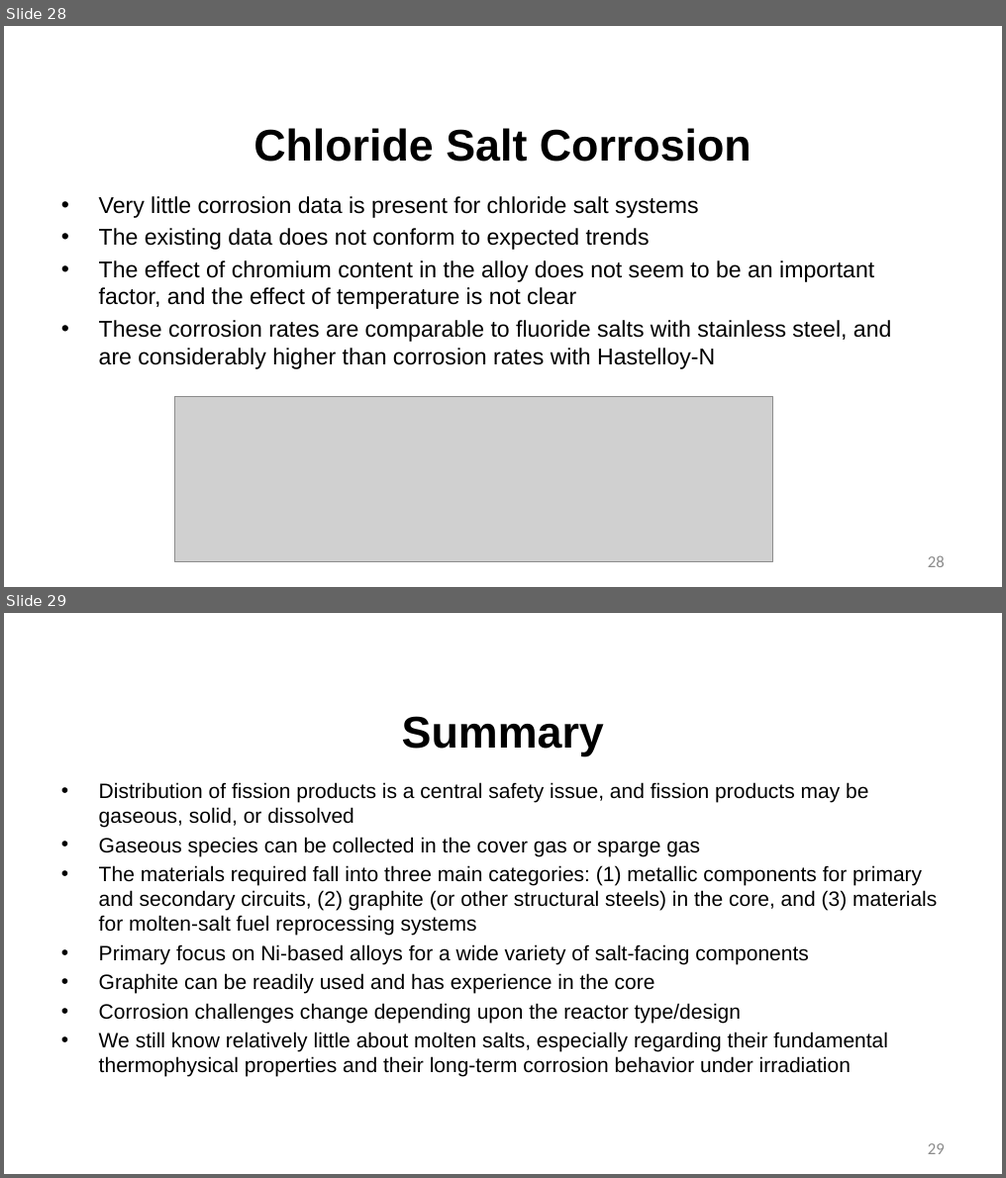
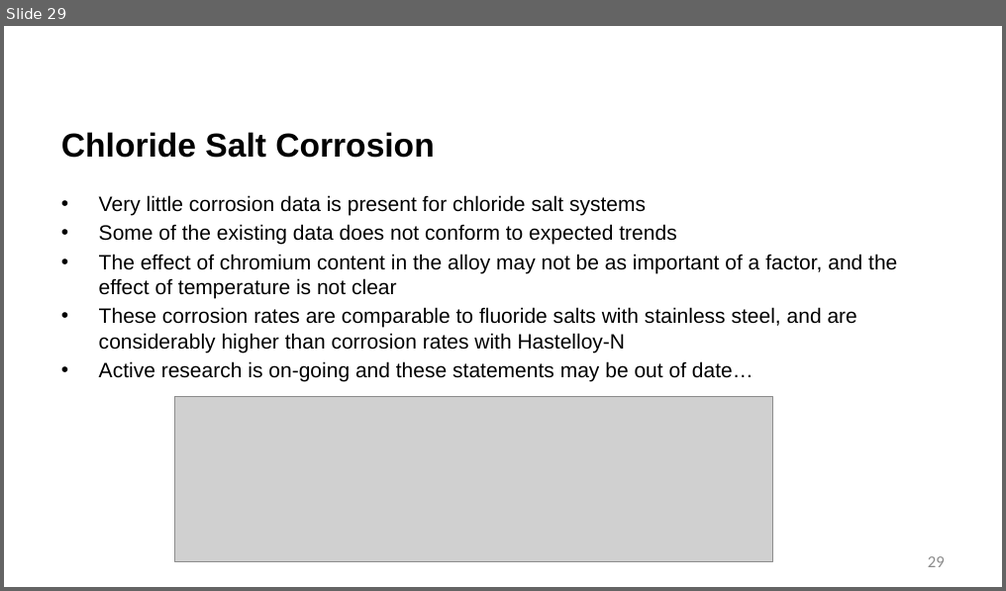
Before and after one commit to benbeeler/TEACHING, a slide deck: Advanced Reactor Materials/Fall2025/Lec14_MoltenSalts.pptx. Shown one above the other, each under a label of ours: slides 28 and 29 before the commit, slide 29 after it. The pictures are 1006x1178 and 1006x591 pixels, drawn with LibreOffice and Linux fonts; fonts in the diff are those of the drawing; grey boxes stand for pictures; background and template pictures are left out. Boxes give left, top, right and bottom in pixels: in the first picture for what was removed or moved away, otherwise in the second. Text is boxed around its words. In the diff, an @@ line names an element or a change of style, - is before the commit and + after.

```diff
--- a/Advanced Reactor Materials/Fall2025/Lec14_MoltenSalts.pptx
+++ b/Advanced Reactor Materials/Fall2025/Lec14_MoltenSalts.pptx
@@ slide 29 removed at [4,613,1002,1174], background #FFFFFF @@
@@ title removed at [402,716,604,757] @@
-Summary
@@ text removed at [99,782,937,1077] @@
-• Distribution of fission products is a central safety issue, and fission products may be gaseous, solid, or dissolved
-• Gaseous species can be collected in the cover gas or sparge gas
-• The materials required fall into three main categories: (1) metallic components for primary and secondary circuits, (2) graphite (or other structural steels) in the core, and (3) materials for molten-salt fuel reprocessing systems
-• Primary focus on Ni-based alloys for a wide variety of salt-facing components
-• Graphite can be readily used and has experience in the core
-• Corrosion challenges change depending upon the reactor type/design
-• We still know relatively little about molten salts, especially regarding their fundamental thermophysical properties and their long-term corrosion behavior under irradiation
@@ page number removed at [928,1144,944,1155] @@
-29
@@ what was slide 28 is now slide 29 @@
@@ slide 29 changed as well @@
@@ title "Chloride Salt Corrosion" at [61,132,434,158]: size 42.7 to 32 pt; alignment centre to left @@
@@ text at [99,195,857,353]: size 22 to 20 pt in "Very little corrosion data is present for ...", "These corrosion rates are comparable to fluoride ..." @@
@@ text at [99,224,897,299]: text changed; size 22 to 20 pt @@
-• The existing data does not conform to expected trends
-• The effect of chromium content in the alloy does not seem to be an important factor, and the effect of temperature is not clear
+• Some of the existing data does not conform to expected trends
+• The effect of chromium content in the alloy may not be as important of a factor, and the effect of temperature is not clear
@@ text at [99,362,753,382]: paragraph added @@
+• Active research is on-going and these statements may be out of date…
@@ page number at [928,557,944,568]: text changed @@
-28
+29
```
Also in this commit, not shown: 25 other slides changed, 4 slides added, 1 other slide removed, 6 other files.
